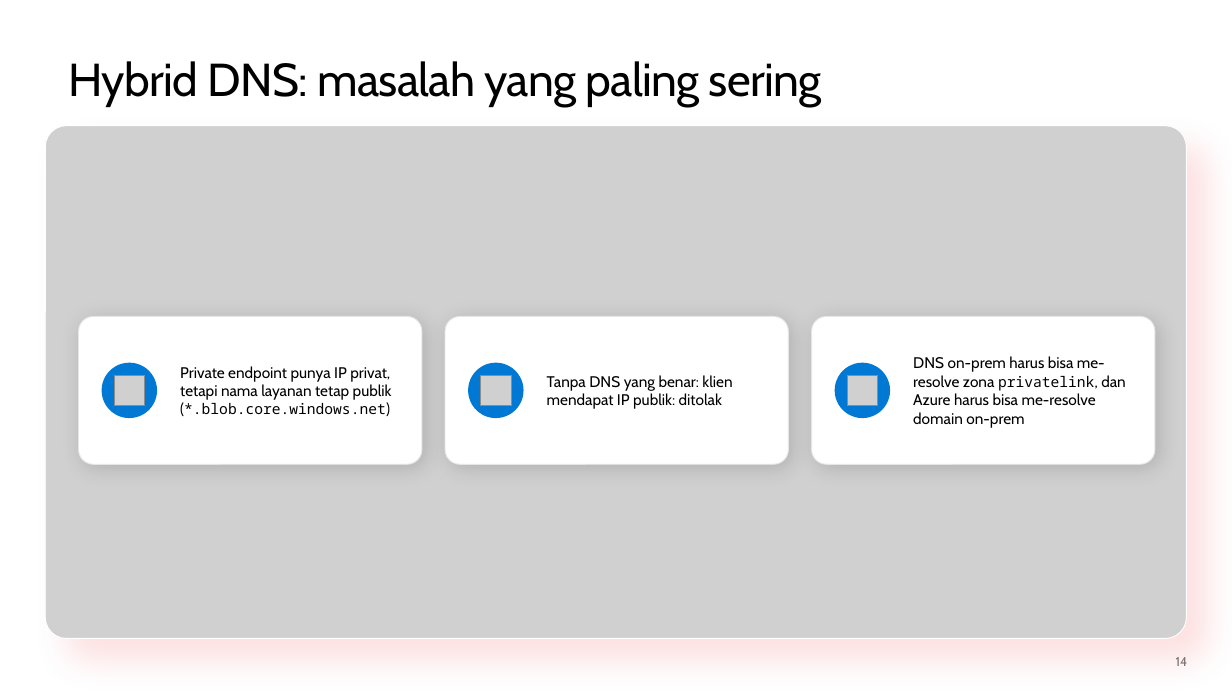
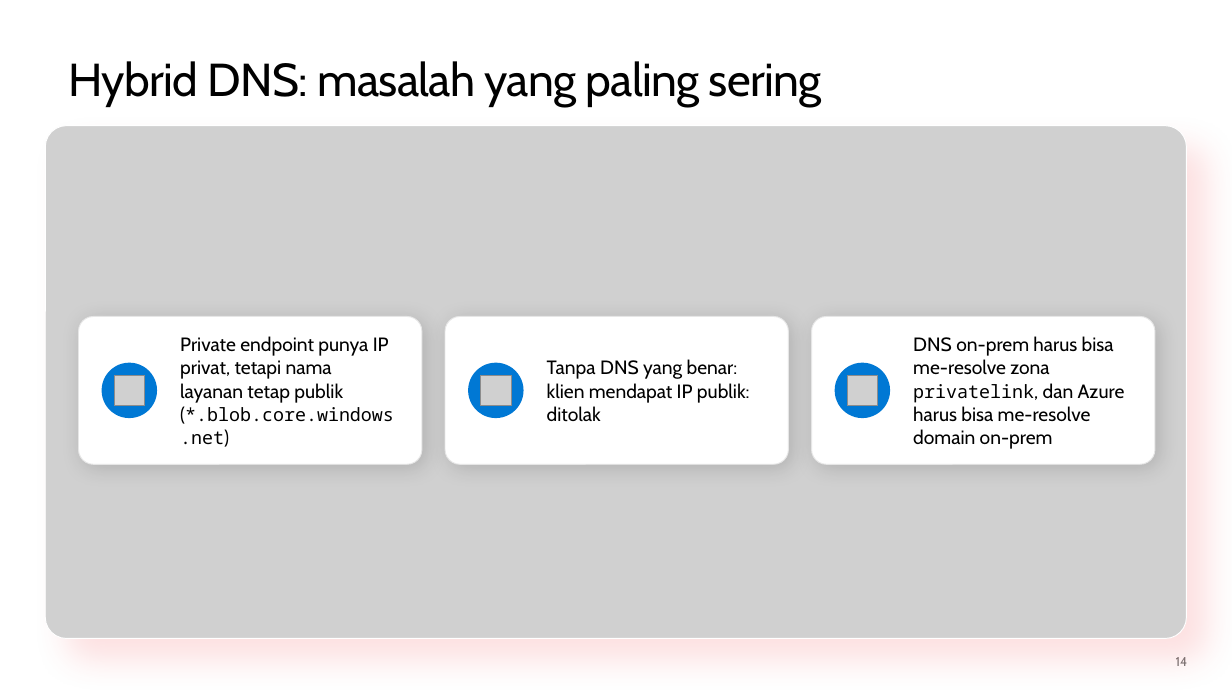
Before and after one commit to medisa-aris/azure-landing-zone-training, a slide deck: slide 14 of slides/pptx/slide_day04_hybrid-connectivity-operations.pptx. Drawn at 1232x693 pixels with LibreOffice and Linux fonts; fonts in the diff are those of the drawing; grey boxes stand for pictures; background and template pictures are left out. Boxes give left, top, right and bottom in pixels: in the first picture for what was removed or moved away, otherwise in the second. Text is boxed around its words. In the diff, an @@ line names an element or a change of style, - is before the commit and + after.

```diff
--- a/slides/pptx/slide_day04_hybrid-connectivity-operations.pptx
+++ b/slides/pptx/slide_day04_hybrid-connectivity-operations.pptx
@@ text "Private endpoint punya IP privat, ..." at [180,336,394,445]: size 12 to 15 pt in "Private endpoint punya IP privat, tetapi nama ..."; size 11.4 to 14.2 pt in "(*.blob.core.windows.net)" @@
@@ text "Tanpa DNS yang benar: klien ..." at [547,359,750,422]: size 12 to 15 pt @@
@@ text "DNS on-prem harus bisa me-resolve ..." at [913,336,1125,449]: size 12 to 15 pt in "DNS on-prem harus bisa me-resolve zona privatelink, ..."; size 11.4 to 14.2 pt in "privatelink," @@
```
Also in this commit, not shown: 14 other slides changed, 6 other files.
